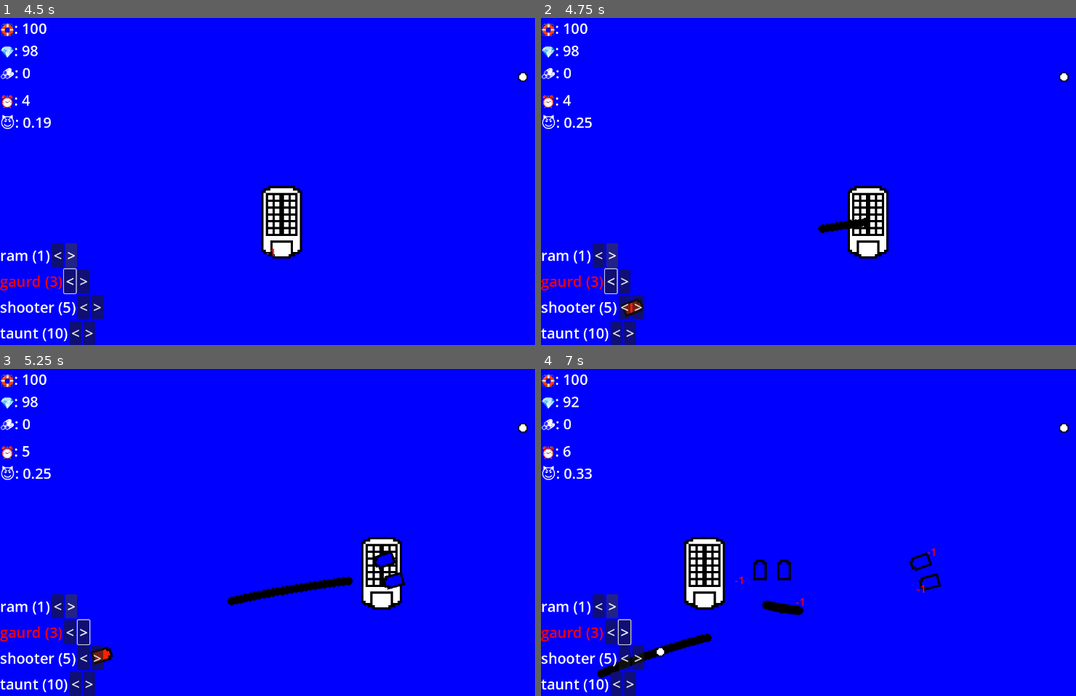
Above: before the commit, frames 1-4 (two rows, left to right).
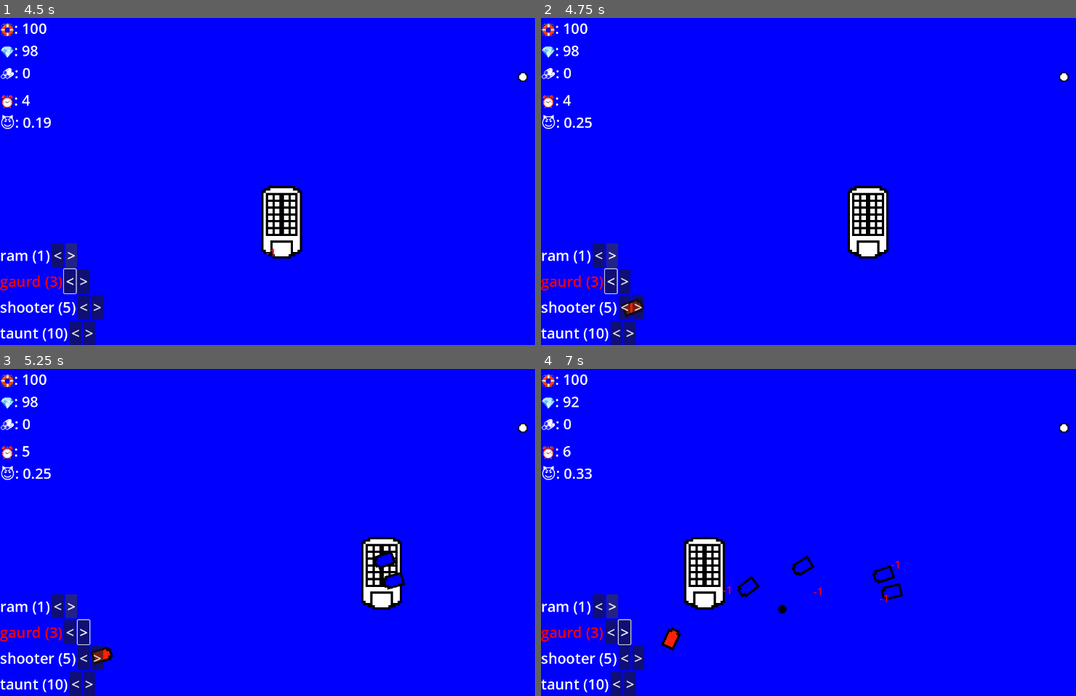
Above: after the commit, the same moments.

Repository: JoeyShapiro/ContainerCaptain
Game: Godot game, scene res://main.tscn
Two runs of this game, one before a commit and one after it. Both use one fixed random seed, a clock stepped at 60 frames per second and the inputs below.
Inputs:
- Up to frame 1 (4.5 s): click "New Game" at 0.5 s; click "<" at 1.25 s; click ">" at 2 s; hold D (move_right) 2.78-3.53 s; hold Space (shoot) 2.78-3.53 s; hold Down (menu_down) 3.53-4.28 s; tap Space (shoot) at 3.6 s; tap Enter at 4.25 s; hold D (move_right) from 4.28 s (still down); hold Space (shoot) from 4.28 s (still down)
- Up to frame 2 (4.75 s): keep holding D (move_right); keep holding Space (shoot)
- Up to frame 3 (5.25 s): release D (move_right) at 5.03 s; release Space (shoot) at 5.03 s; hold Right (menu_scale_up) from 5.03 s (still down); tap Space (shoot) at 5.1 s
- Up to frame 4 (7 s): release Right (menu_scale_up) at 5.78 s; hold Space (shoot) 5.78-6.53 s; hold A (move_left) from 5.78 s (still down); tap Space (shoot) at 6.6 s

Frame 1 is identical in both runs. In frame 2, 0.2% of the frame differs, in the area x 51-61%, y 61-66%; in frame 3, 0.6%; in frame 4, 1.7%, in the area x 10-75%, y 54-95%.
Error before the commit: Invalid access of index '0' on a base object of type: 'Array[Node]'. (res://main.gd:149)

Commit message:
validation

Diff:
--- a/hud.gd
+++ b/hud.gd
@@ -56,6 +56,7 @@
 		$HudAudio.play()
 	if Input.is_action_just_pressed("menu_scale_up"):
 		$Units.get_child(selected_option)._on_scale_up_pressed()
+		# TODO return bool then play proper sound
 		$HudAudio.stream = sound_scale_up
 		$HudAudio.play()
 
--- a/main.gd
+++ b/main.gd
@@ -21,7 +21,6 @@
 - progress bars
 - fix ui (look half decent)
 - clean functions
-- validate input and stuff (scaling ui)
 - better art
 - more sounds
   - sound when pay
@@ -29,6 +28,7 @@
   - stop moving or soemthing
 - damage numbers -
   - numbers between player and enemy (rotation)
+- max drones (capacity)
 """
 
 # Called when the node enters the scene tree for the first time.
@@ -146,7 +146,8 @@
 
 func _on_hud_scale_down(drone_option):
 	var drones = get_tree().get_nodes_in_group('drone')
-	drones[0].on_destroy()
+	if len(drones) > 0:
+		drones[0].on_destroy()
 
 func _on_menu_new_game():
 	new_game()
--- a/player.gd
+++ b/player.gd
@@ -40,8 +40,6 @@
 		velocity.y += 1
 	if Input.is_action_pressed("move_up"):
 		velocity.y -= 1
-	if Input.is_action_pressed("shoot"):
-		shoot()
 
 	if velocity.length() > 0:
 		velocity = velocity.normalized() * speed
@@ -130,3 +128,4 @@
 			add_child(damnum)
 		else:
 			drone.on_destroy()
+	# TODO should emit with cost
